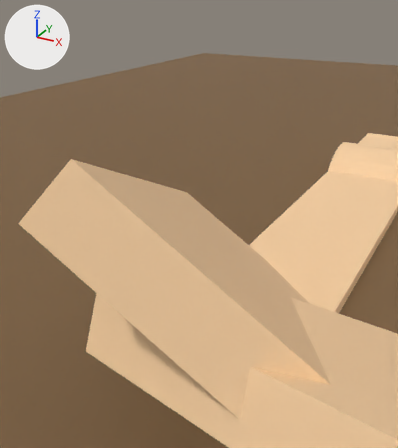
The FBX model android/assets/entities/testScene/testScene.fbx as it was, and as the next commit left it.
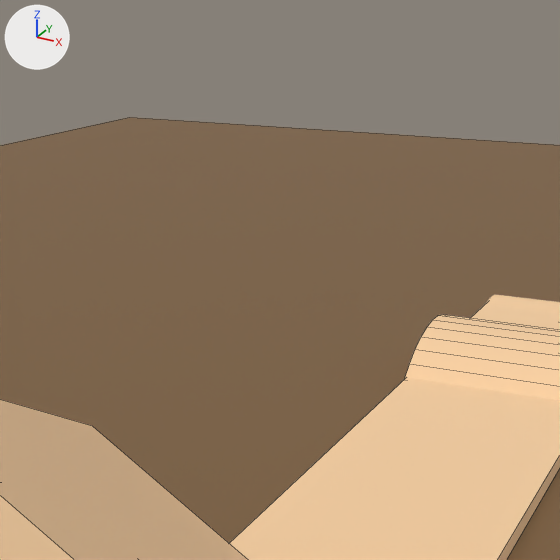
Each version appears first from a 50 mm lens placed at (1.837, -16.237, 3.527), pointed at (0.32, -13.477, 2.147), and next in a close-up on the part from 36% to 100% of the width and 0% to 56% of the height. The axes (+X, +Y, +Z) are drawn at upper left. The lights are the same throughout. The close-ups show mesh edges as thin lines. Where no turn or scale is listed for an object, it has been applied to the vertices.

Names of what the first close-up shows: 'bump2_model', 'bump_model', 'floor_model', 'ramp_model', 'wall_model'.
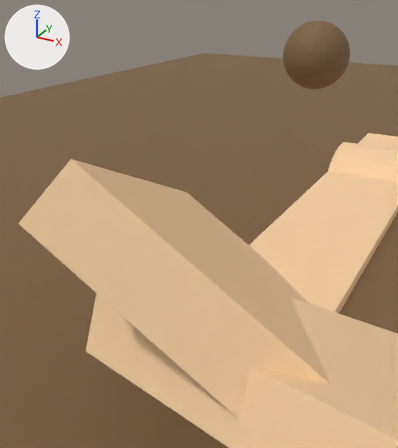
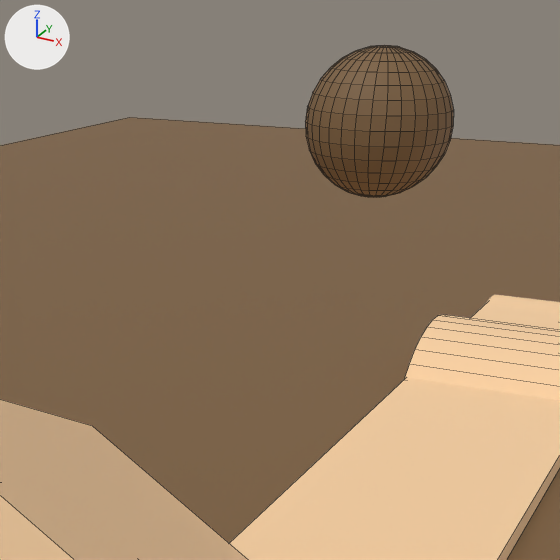
Location of each change, [x1, y1, x2, y2] in pixels of the close-ups (560 x 560 px):
'sphere_model', added (brown)
    after: [305, 45, 454, 197]

Diff of the bpy script that builds the scene:
```diff
--- a/android/assets/entities/testScene/testScene.fbx.py
+++ b/android/assets/entities/testScene/testScene.fbx.py
@@ me_sphere @@
+me_sphere.from_pydata(...)  # a UV sphere (32 segments, 16 rings, poles along z) spanning x -0.204..0.204, y -0.204..0.204, z -0.204..0.204
+me_sphere.materials.append(mat_material_005)  # brown #7b5e3c
@@ ob_sphere_model @@
+ob_sphere_model = bpy.data.objects.new('sphere_model', me_sphere)
+ob_sphere_model.location = (0.755, -12.758, 3.107)
```
